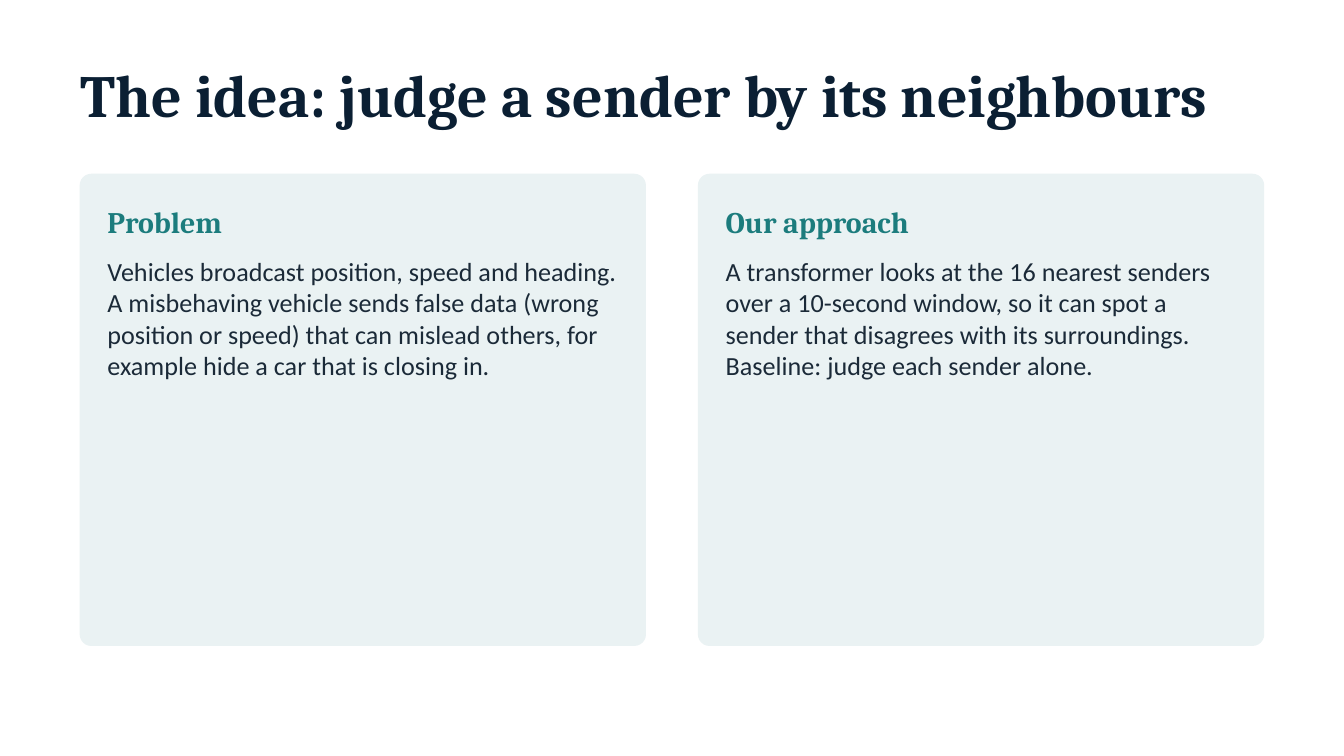
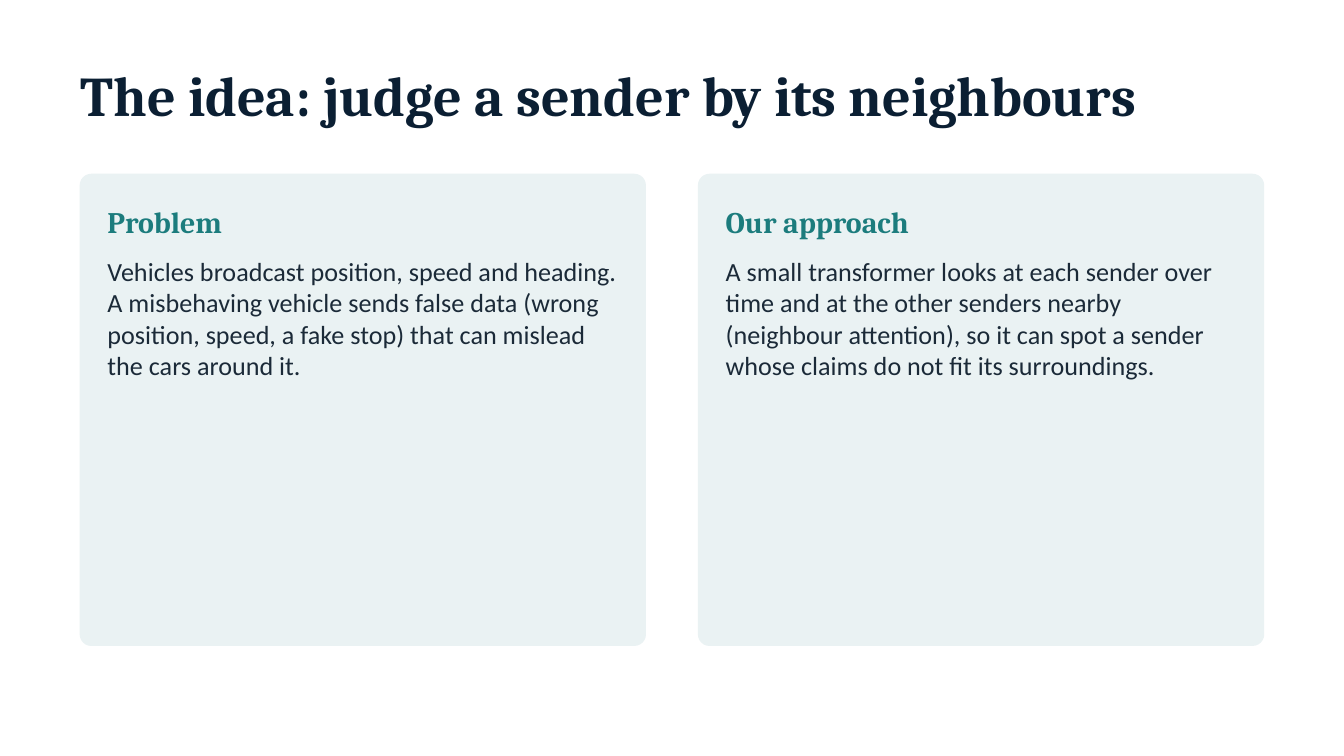
Before and after one commit to ShlokNambiar/Major-Project-, a slide deck: slide 2 of presentation/progress_update.pptx. Drawn at 1344x756 pixels with LibreOffice and Linux fonts; fonts in the diff are those of the drawing. Boxes give left, top, right and bottom in pixels: in the first picture for what was removed or moved away, otherwise in the second. Text is boxed around its words. In the diff, an @@ line names an element or a change of style, - is before the commit and + after.

```diff
--- a/presentation/progress_update.pptx
+++ b/presentation/progress_update.pptx
@@ text "The idea: judge a sender ..." at [81,77,1136,129]: size 32 to 30 pt @@
@@ text at [107,263,616,375]: text changed @@
-Vehicles broadcast position, speed and heading. A misbehaving vehicle sends false data (wrong position or speed) that can mislead others, for example hide a car that is closing in.
+Vehicles broadcast position, speed and heading. A misbehaving vehicle sends false data (wrong position, speed, a fake stop) that can mislead the cars around it.
@@ text at [726,263,1212,380]: text changed @@
-A transformer looks at the 16 nearest senders over a 10-second window, so it can spot a sender that disagrees with its surroundings. Baseline: judge each sender alone.
+A small transformer looks at each sender over time and at the other senders nearby (neighbour attention), so it can spot a sender whose claims do not fit its surroundings.
```
Also in this commit, not shown: 4 other slides changed, 4 slides added, 3 slides removed, 14 other files.
